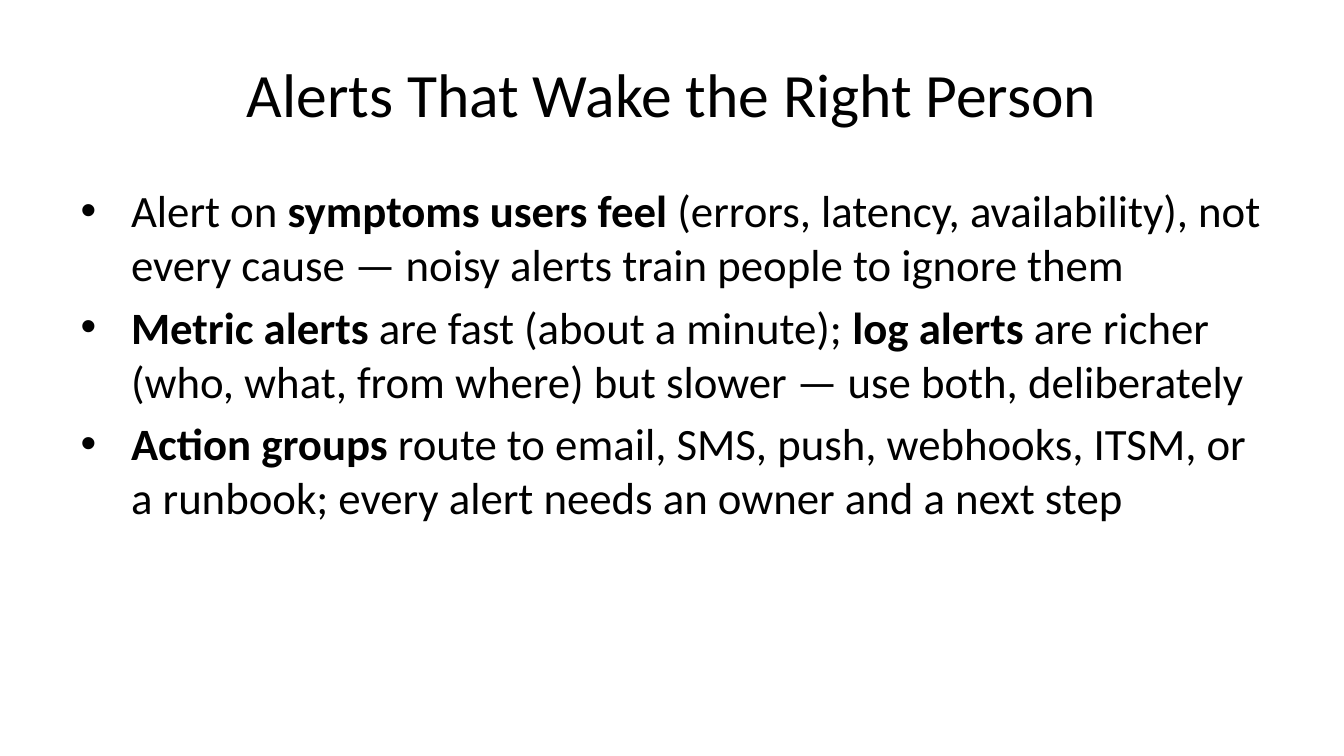
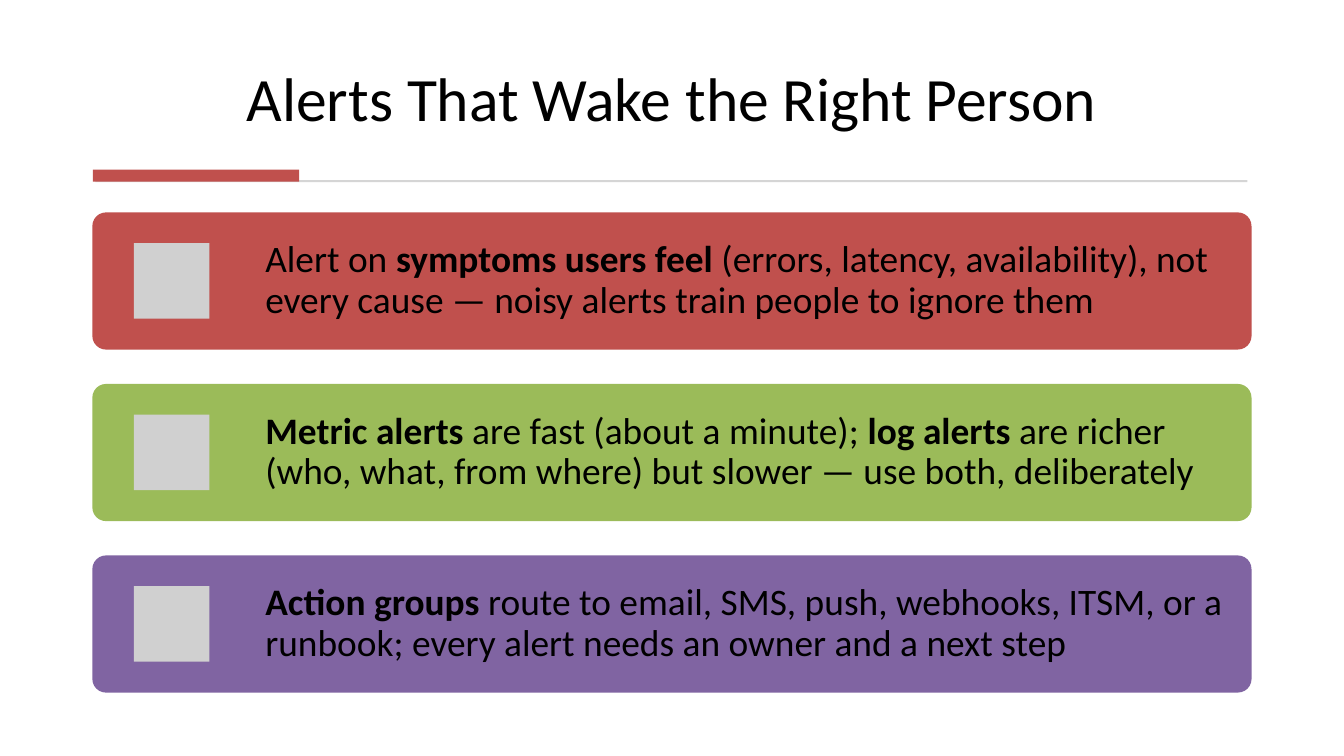
Before and after one commit to DC-AC/Azure-Precon, a slide deck: slide 101 of azure-precon-slides.pptx (slide 96 before the commit). Drawn at 1344x756 pixels with LibreOffice and Linux fonts; fonts in the diff are those of the drawing; grey boxes stand for pictures. Boxes give left, top, right and bottom in pixels: in the first picture for what was removed or moved away, otherwise in the second. Text is boxed around its words. In the diff, an @@ line names an element or a change of style, - is before the commit and + after.

```diff
--- a/azure-precon-slides.pptx
+++ b/azure-precon-slides.pptx
@@ title "Alerts That Wake the Right ..." at box(247, 78, 1096, 132): vertical alignment middle to bottom @@
@@ rectangle added at box(93, 169, 300, 181), fill #C0504D @@
@@ rectangle added at box(95, 180, 1247, 181), fill #D5D5D5 @@
@@ text removed at box(131, 194, 1260, 522) @@
-• Alert on symptoms users feel (errors, latency, availability), not every cause — noisy alerts train people to ignore them
-• Metric alerts are fast (about a minute); log alerts are richer (who, what, from where) but slower — use both, deliberately
-• Action groups route to email, SMS, push, webhooks, ITSM, or a runbook; every alert needs an owner and a next step
@@ group added at box(93, 212, 1251, 692): 3 rounded rectangles, 3 pictures, 3 texts @@
+Alert on symptoms users feel (errors, latency, availability), not every cause — noisy alerts train people to ignore them
+Metric alerts are fast (about a minute); log alerts are richer (who, what, from where) but slower — use both, deliberately
+Action groups route to email, SMS, push, webhooks, ITSM, or a runbook; every alert needs an owner and a next step
```
Also in this commit, not shown: 101 other slides changed, 8 slides added, 1 slide removed, 2 other files.
